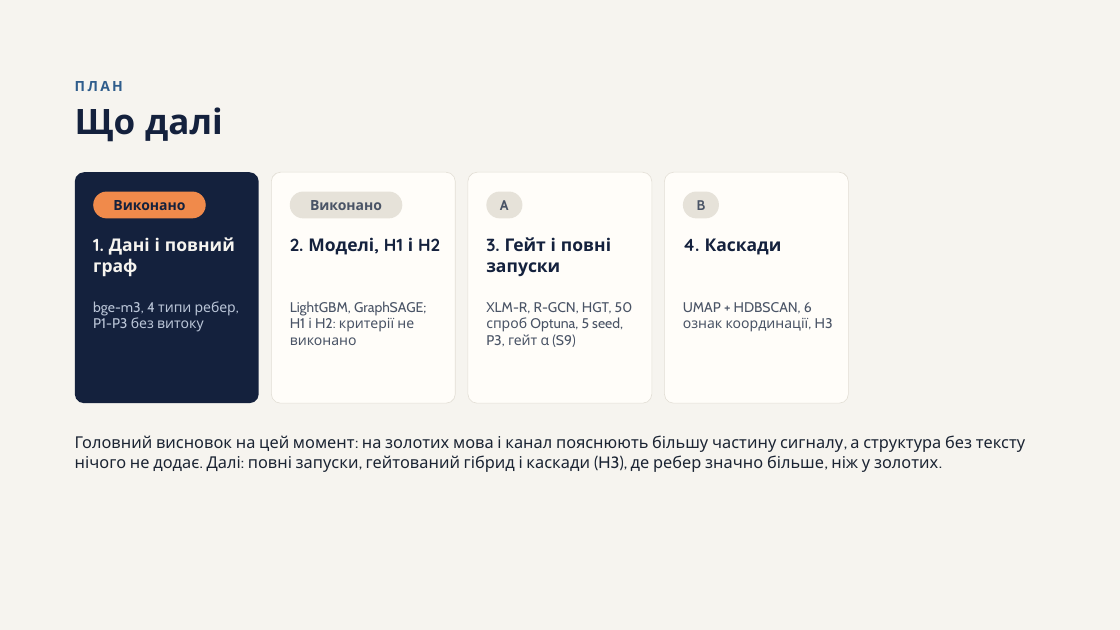
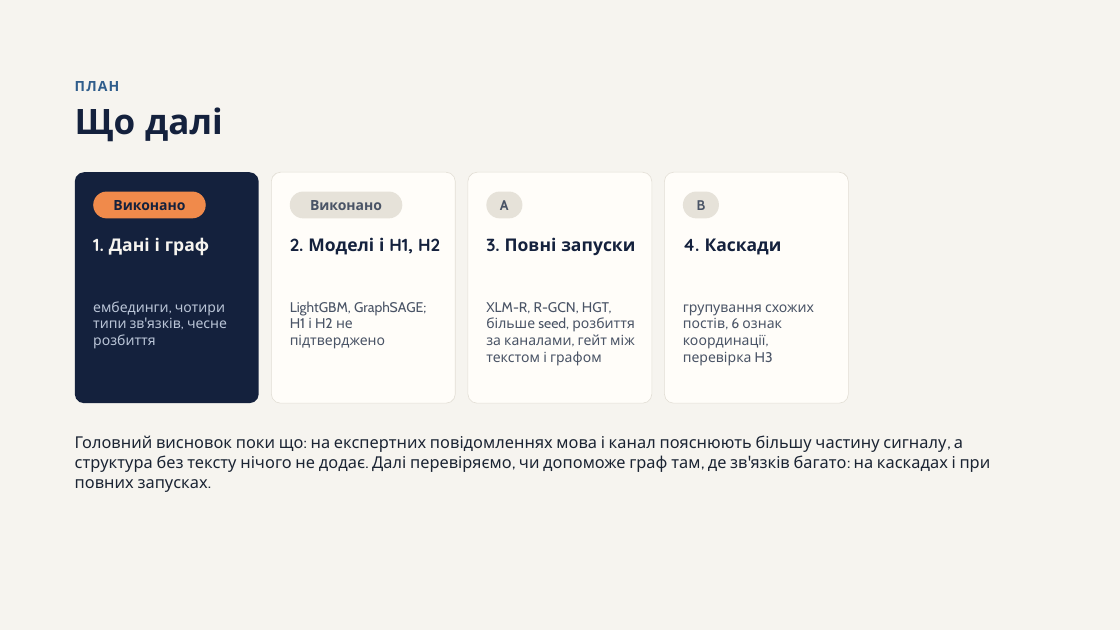
Before and after one commit to Obizonko/Dyplom2026, a slide deck: slide 20 of reports/Prezentatsiia_etap2.pptx. Drawn at 1120x630 pixels with LibreOffice and Linux fonts; fonts in the diff are those of the drawing. Boxes give left, top, right and bottom in pixels: in the first picture for what was removed or moved away, otherwise in the second. Text is boxed around its words. In the diff, an @@ line names an element or a change of style, - is before the commit and + after.

Commit message:
Презентація: пояснення на слайдах, простіші формулювання, текст виступу

```diff
--- a/reports/Prezentatsiia_etap2.pptx
+++ b/reports/Prezentatsiia_etap2.pptx
@@ text at box(93, 237, 209, 256): text changed @@
-1. Дані і повний граф
+1. Дані і граф
@@ text at box(290, 237, 440, 255): text changed @@
-2. Моделі, H1 і H2
+2. Моделі і H1, H2
@@ text at box(486, 237, 635, 256): text changed @@
-3. Гейт і повні запуски
+3. Повні запуски
@@ text at box(93, 301, 227, 349): text changed @@
-bge-m3, 4 типи ребер, P1-P3 без витоку
+ембединги, чотири типи зв'язків, чесне розбиття
@@ text at box(290, 301, 426, 349): text changed @@
-LightGBM, GraphSAGE; H1 і H2: критерії не виконано
+LightGBM, GraphSAGE; H1 і H2 не підтверджено
@@ text at box(486, 302, 635, 366): text changed @@
-XLM-R, R-GCN, HGT, 50 спроб Optuna, 5 seed, P3, гейт α (S9)
+XLM-R, R-GCN, HGT, більше seed, розбиття за каналами, гейт між текстом і графом
@@ text at box(683, 304, 814, 366): text changed @@
-UMAP + HDBSCAN, 6 ознак координації, H3
+групування схожих постів, 6 ознак координації, перевірка H3
@@ text at box(75, 435, 991, 492): text changed @@
-Головний висновок на цей момент: на золотих мова і канал пояснюють більшу частину сигналу, а структура без тексту нічого не додає. Далі: повні запуски, гейтований гібрид і каскади (H3), де ребер значно більше, ніж у золотих.
+Головний висновок поки що: на експертних повідомленнях мова і канал пояснюють більшу частину сигналу, а структура без тексту нічого не додає. Далі перевіряємо, чи допоможе граф там, де зв'язків багато: на каскадах і при повних запусках.
```
Also in this commit, not shown: 10 other slides changed, 3 other files.
